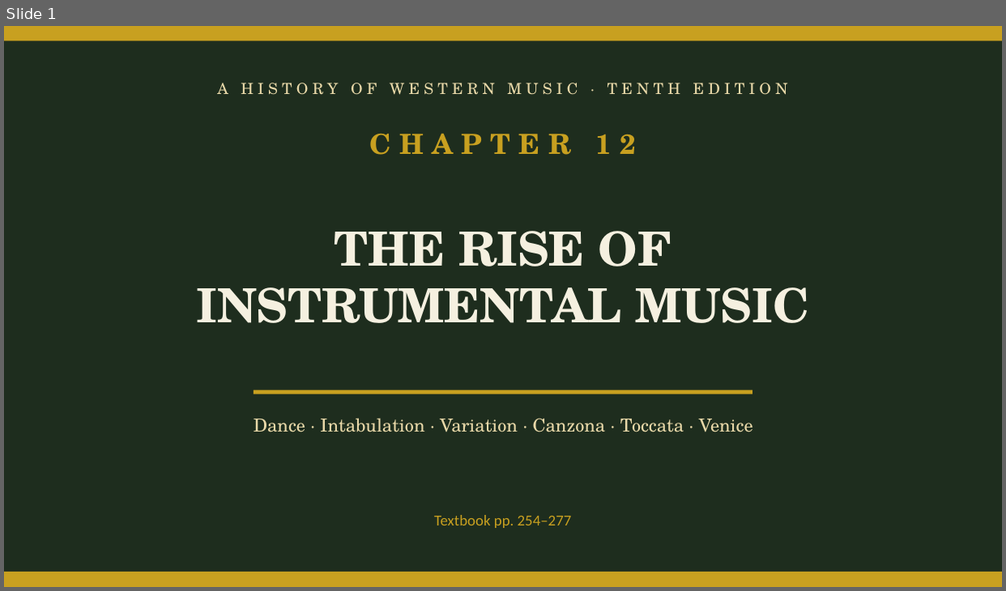
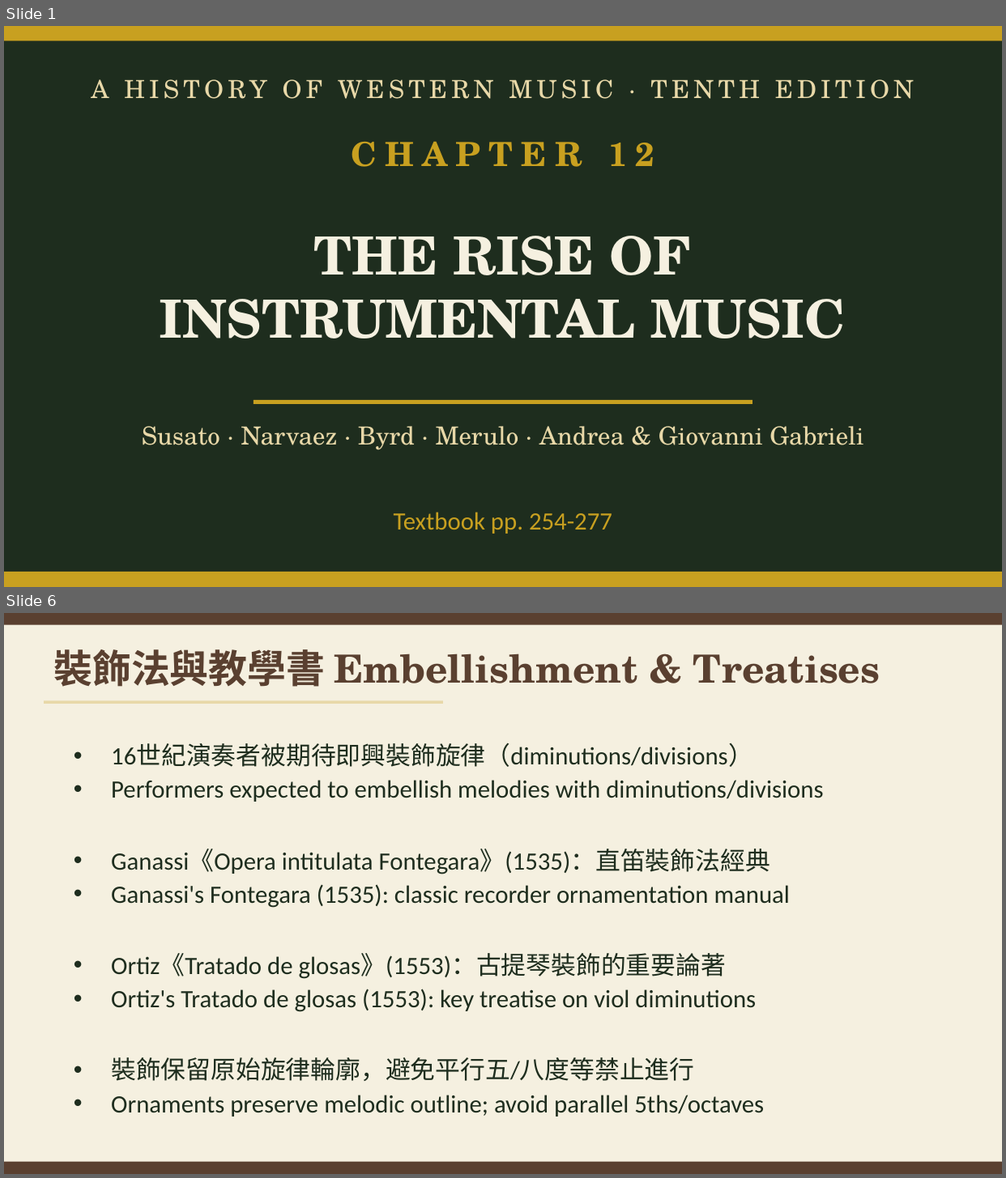
Before and after one commit to ccli-taipower/A_History_of_Western_Music, a slide deck: Ch12_Instrumental.pptx. Shown one above the other, each under a label of ours: slide 1 before the commit, slides 1 and 6 after it; the slides between them are not shown. The pictures are 1006x591 and 1006x1178 pixels, drawn with LibreOffice and Linux fonts; fonts in the diff are those of the drawing. Boxes give left, top, right and bottom in pixels: in the first picture for what was removed or moved away, otherwise in the second. Text is boxed around its words. In the diff, an @@ line names an element or a change of style, - is before the commit and + after.

```diff
--- a/Ch12_Instrumental.pptx
+++ b/Ch12_Instrumental.pptx
@@ slide 6 added at (4, 613, 1002, 1174), background #F5F0E0 @@
@@ rectangle added at (4, 613, 1002, 625), fill #5A4030 @@
@@ text added at (53, 649, 880, 687), 28 pt, text #5A4030, bold @@
+裝飾法與教學書 Embellishment & Treatises
@@ rectangle added at (44, 700, 443, 704), fill #E8D8A8 @@
@@ text added at (111, 744, 823, 802), 18 pt, text #1E2D1E @@
+• 16世紀演奏者被期待即興裝飾旋律（diminutions/divisions）
+• Performers expected to embellish melodies with diminutions/divisions
@@ text added at (111, 849, 790, 908), 18 pt, text #1E2D1E @@
+• Ganassi《Opera intitulata Fontegara》(1535)：直笛裝飾法經典
+• Ganassi's Fontegara (1535): classic recorder ornamentation manual
@@ text added at (111, 953, 756, 1012), 18 pt, text #1E2D1E @@
+• Ortiz《Tratado de glosas》(1553)：古提琴裝飾的重要論著
+• Ortiz's Tratado de glosas (1553): key treatise on viol diminutions
@@ text added at (111, 1058, 764, 1117), 18 pt, text #1E2D1E @@
+• 裝飾保留原始旋律輪廓，避免平行五/八度等禁止進行
+• Ornaments preserve melodic outline; avoid parallel 5ths/octaves
@@ rectangle added at (4, 1162, 1002, 1174), fill #5A4030 @@
@@ slide 1 changed as well @@
@@ text "A HISTORY OF WESTERN MUSIC ..." at (91, 79, 914, 99): size 11 to 18 pt @@
@@ text "CHAPTER 12" at (351, 141, 654, 167): size 20 to 24 pt @@
@@ text "THE RISE OF" at (160, 236, 846, 339): size 34 to 38 pt @@
@@ 2 texts, 1 rectangle: place and size @@
-2 texts, 1 rectangle at (196, 134, 809, 395)
+2 texts, 1 rectangle at (160, 141, 846, 404)
@@ text at (142, 426, 863, 450): text changed; size 13 to 18 pt @@
-Dance · Intabulation · Variation · Canzona · Toccata · Venice
+Susato · Narvaez · Byrd · Merulo · Andrea & Giovanni Gabrieli
@@ text at (394, 512, 612, 534): text changed; size 11 to 18 pt @@
-Textbook pp. 254–277
+Textbook pp. 254-277
```
Also in this commit, not shown: 26 other slides added, 9 slides removed, 37 other files.
